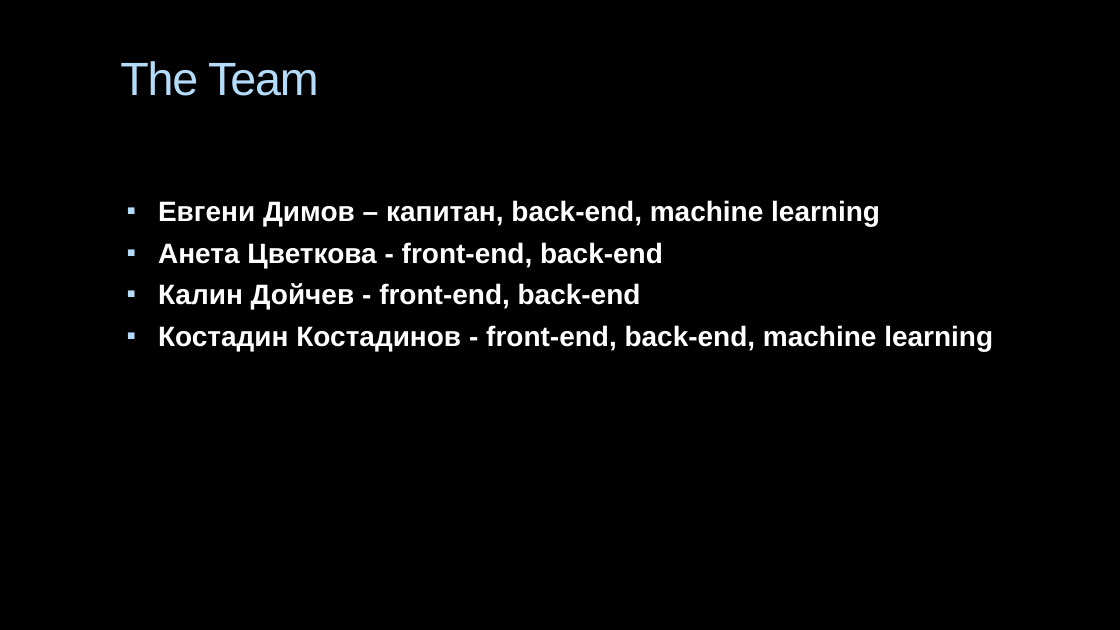
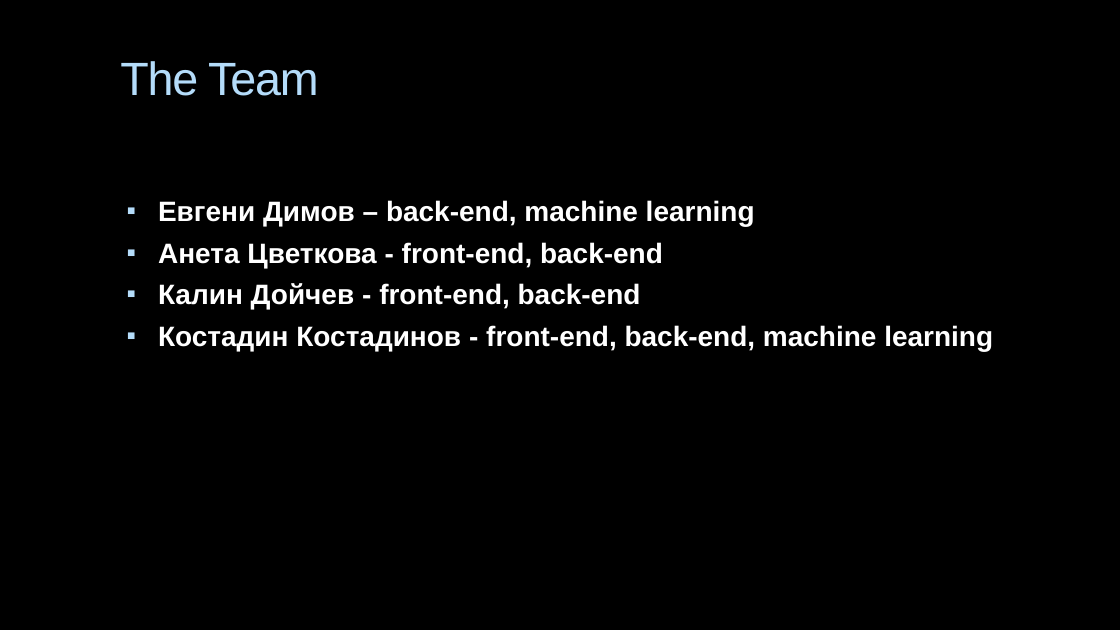
Before and after one commit to GenchoBG/SmartDiary, a slide deck: slide 2 of IntelliMood.pptx. Drawn at 1120x630 pixels with LibreOffice and Linux fonts; fonts in the diff are those of the drawing; background and template pictures are left out. Boxes give left, top, right and bottom in pixels: in the first picture for what was removed or moved away, otherwise in the second. Text is boxed around its words. In the diff, an @@ line names an element or a change of style, - is before the commit and + after.

Commit message:
Changed the presentation a little bit

```diff
--- a/IntelliMood.pptx
+++ b/IntelliMood.pptx
@@ text at (158,200,755,226): text changed @@
-▪ Евгени Димов – капитан, back-end, machine learning
+▪ Евгени Димов – back-end, machine learning
```
Also in this commit, not shown: 1 slide removed.
